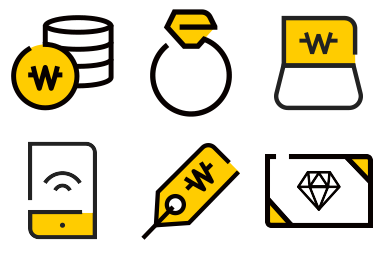
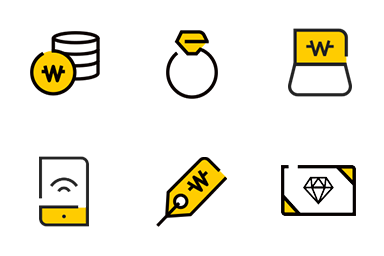
Revision of a layered 384 x 256 image; what changed, layer by layer:
painted on "list_top_money" over (x1=11, y1=15, x2=114, y2=111)
painted on "list_top_phone" over (x1=28, y1=141, x2=97, y2=240)
painted on "list_top_gold" over (x1=150, y1=9, x2=232, y2=117)
painted on "list_top_etc" over (x1=141, y1=143, x2=240, y2=240)
painted on "list_top_giftcard" over (x1=265, y1=154, x2=373, y2=228)
painted on "list_top_account" over (x1=274, y1=15, x2=363, y2=111)
